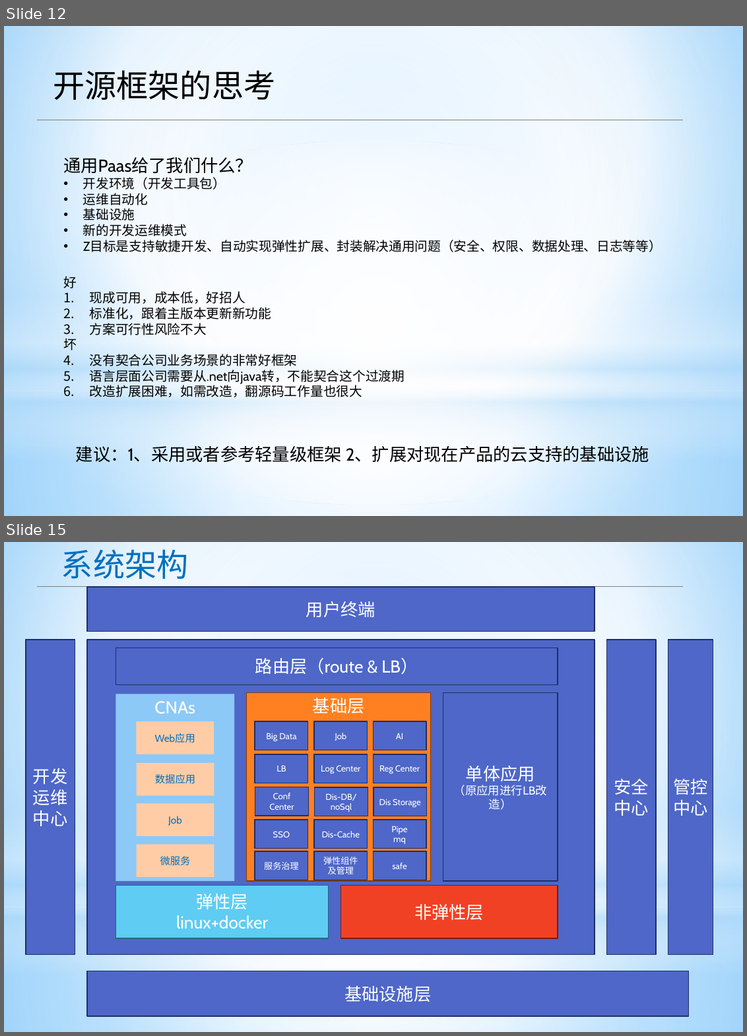
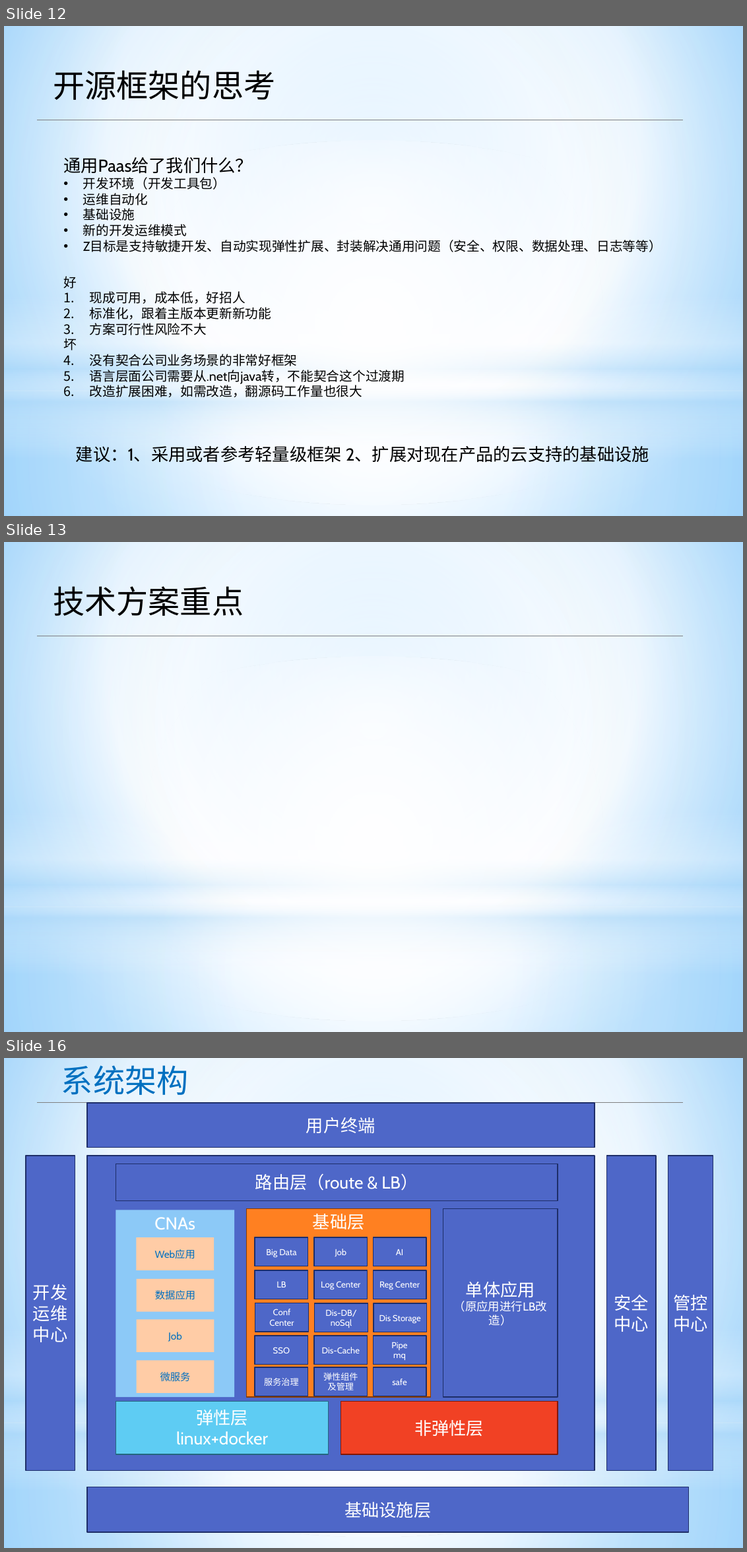
Before and after one commit to apporoad/DesignAndScheme2017, a slide deck: c云服务架构/Paas架构设计.pptx. Shown one above the other, each under a label of ours: slides 12 and 15 before the commit, slides 12, 13 and 16 after it; the slides between them are not shown. The pictures are 747x1036 and 747x1552 pixels, drawn with LibreOffice and Linux fonts; fonts in the diff are those of the drawing. Boxes give left, top, right and bottom in pixels: in the first picture for what was removed or moved away, otherwise in the second. Text is boxed around its words. In the diff, an @@ line names an element or a change of style, - is before the commit and + after.

```diff
--- a/c云服务架构/Paas架构设计.pptx
+++ b/c云服务架构/Paas架构设计.pptx
@@ slide 13 added at <box>4,542,743,1032</box>, background gradient #9ED5FF to #FFFFFF to #5BB9FF; not listed: 4 template elements that a slide beside it also shows @@
@@ text added at <box>54,586,244,616</box>, 44 pt, text #000000 @@
+技术方案重点
@@ line added from (37, 636) to (683, 636), #808080 0.75 pt @@
@@ what was slide 15 is now slide 16 @@
```
Also in this commit, not shown: 2 slides changed, 2 other slides added, 12 other files.
